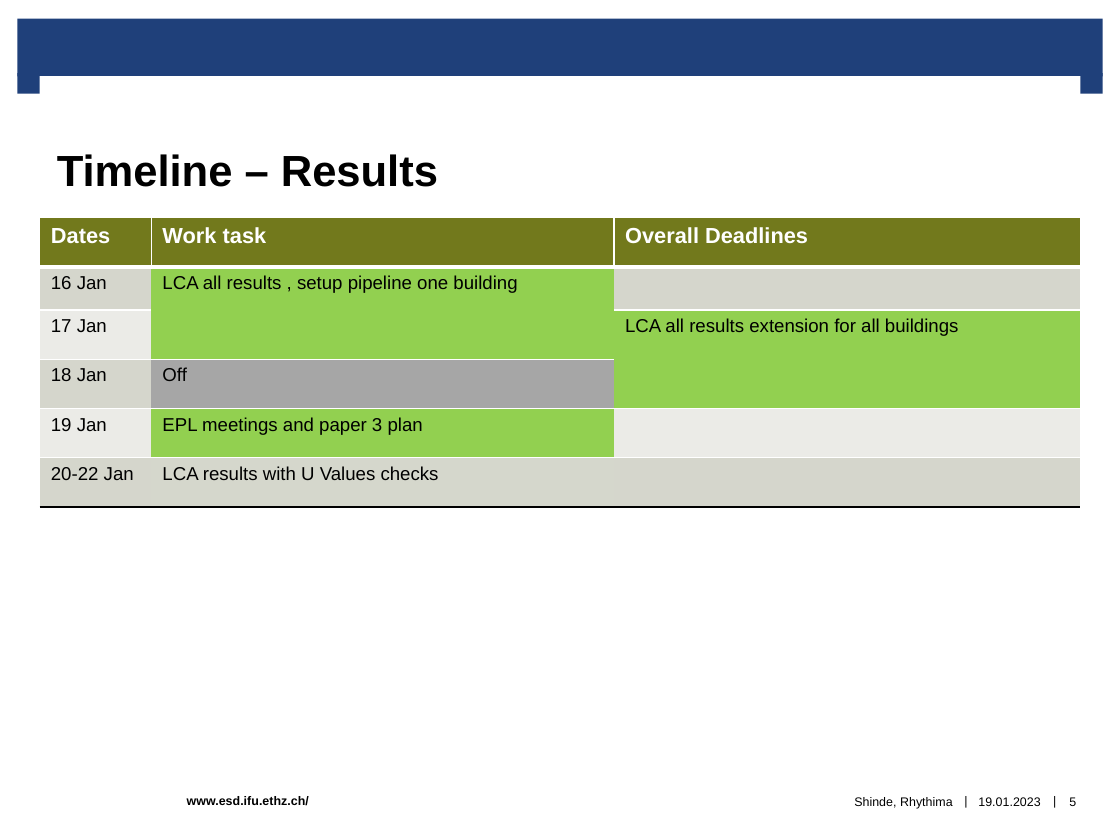
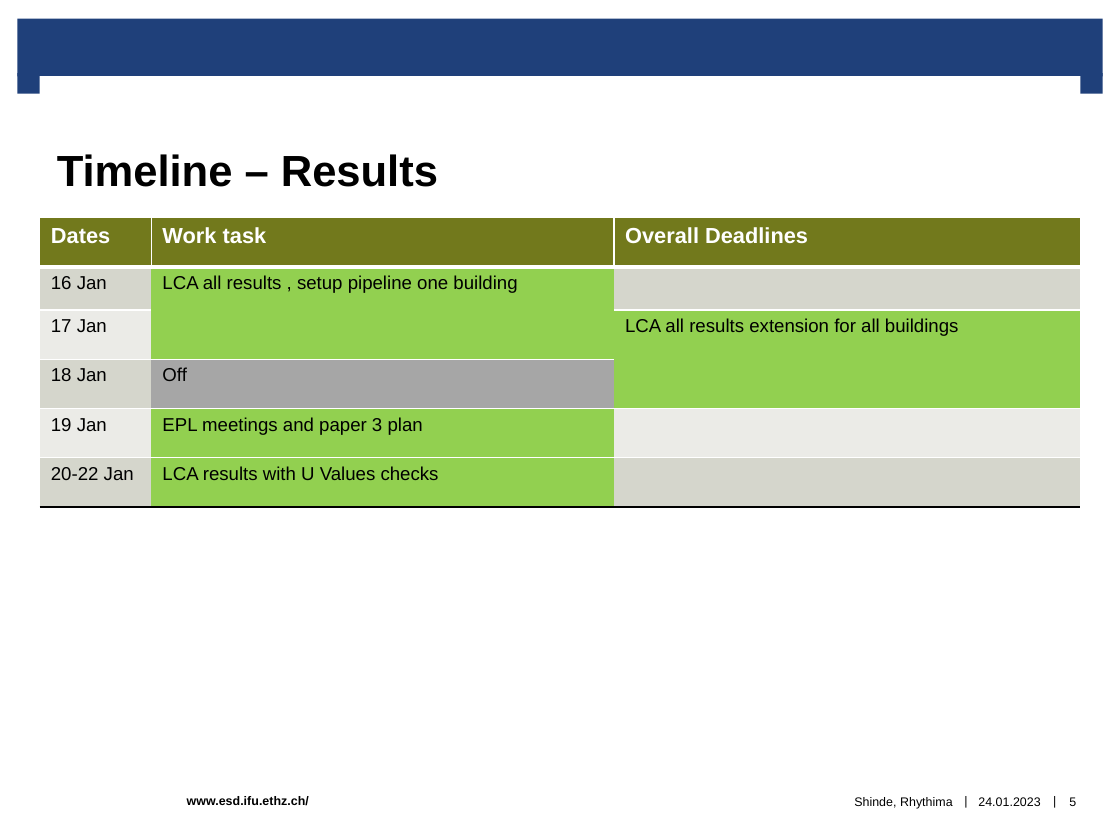
Before and after one commit to rhythimashinde/building-model, a slide deck: slide 5 of paper_SI_discussions/Discussion_paper.pptx. Drawn at 1120x840 pixels with LibreOffice and Linux fonts; fonts in the diff are those of the drawing; background and template pictures are left out. Boxes give left, top, right and bottom in pixels: in the first picture for what was removed or moved away, otherwise in the second. Text is boxed around its words. In the diff, an @@ line names an element or a change of style, - is before the commit and + after.

```diff
--- a/paper_SI_discussions/Discussion_paper.pptx
+++ b/paper_SI_discussions/Discussion_paper.pptx
@@ table at (39, 217, 1080, 506) @@
@@ fill #D5D7CC to #92D050 in row 6, column 2 @@
@@ text at (978, 797, 1040, 806): text changed @@
-19.01.2023
+24.01.2023
```
Also in this commit, not shown: 36 other slides changed, 4 other files.
